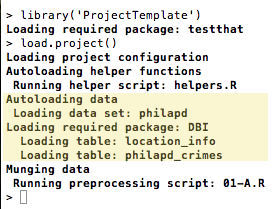
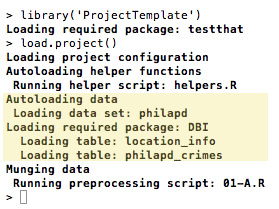
Comparing the layer stacks of the two (279, 209) images. Changes:
painted on "mastering1.jpg" over [0, 0, 1, 209]
